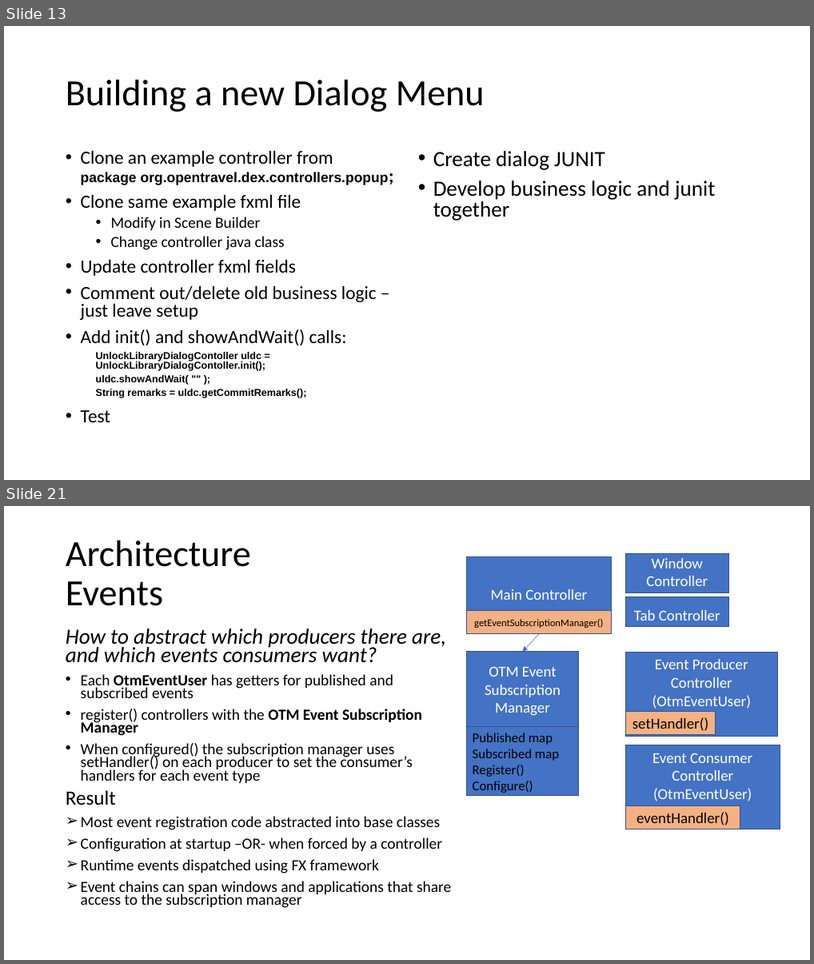
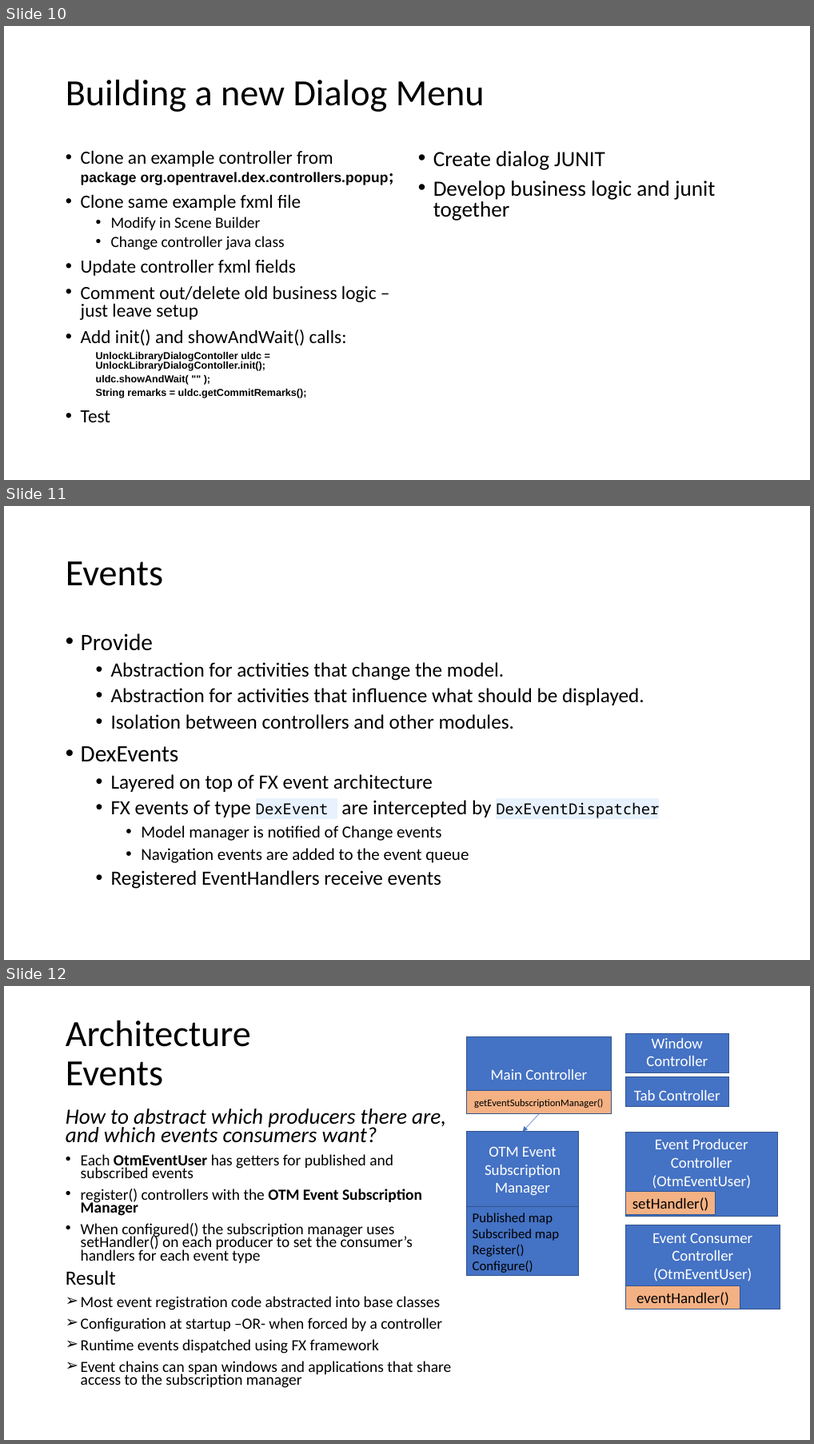
Before and after one commit to OpenTravel/OTM-DE-Utilities, a slide deck: otm-dex/OTM-DEX Architecture.pptx. Shown one above the other, each under a label of ours: slides 13 and 21 before the commit, slides 10, 11 and 12 after it; the slides between them are not shown. The pictures are 814x964 and 814x1444 pixels, drawn with LibreOffice and Linux fonts; fonts in the diff are those of the drawing. Boxes give left, top, right and bottom in pixels: in the first picture for what was removed or moved away, otherwise in the second. Text is boxed around its words. In the diff, an @@ line names an element or a change of style, - is before the commit and + after.

```diff
--- a/otm-dex/OTM-DEX Architecture.pptx
+++ b/otm-dex/OTM-DEX Architecture.pptx
@@ slide 11 added at bbox=[4, 506, 810, 960], background #FFFFFF @@
@@ title added at bbox=[66, 561, 163, 586], 44 pt, text #000000 @@
+Events
@@ text added at bbox=[81, 633, 659, 888], 24 pt, text #000000 @@
+• Provide
+  • Abstraction for activities that change the model.
+  • Abstraction for activities that influence what should be displayed.
+  • Isolation between controllers and other modules.
+• DexEvents
+  • Layered on top of FX event architecture
+  • FX events of type DexEvent are intercepted by DexEventDispatcher
+    • Model manager is notified of Change events
+    • Navigation events are added to the event queue
+  • Registered EventHandlers receive events
@@ what was slide 13 is now slide 10 @@
@@ what was slide 21 is now slide 12 @@
```
Also in this commit, not shown: 4 slides changed, 3 other slides added, 1 slide removed.
